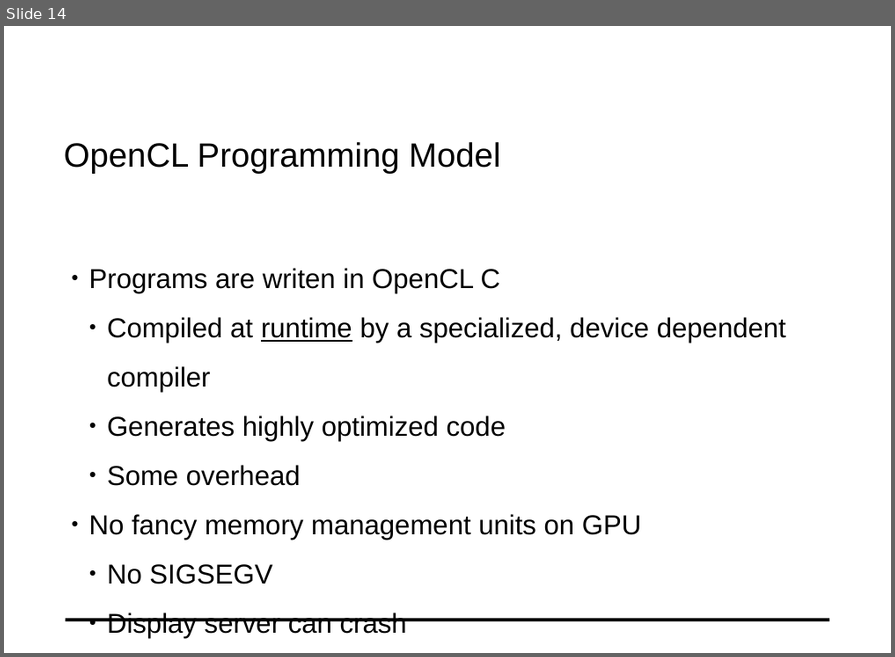
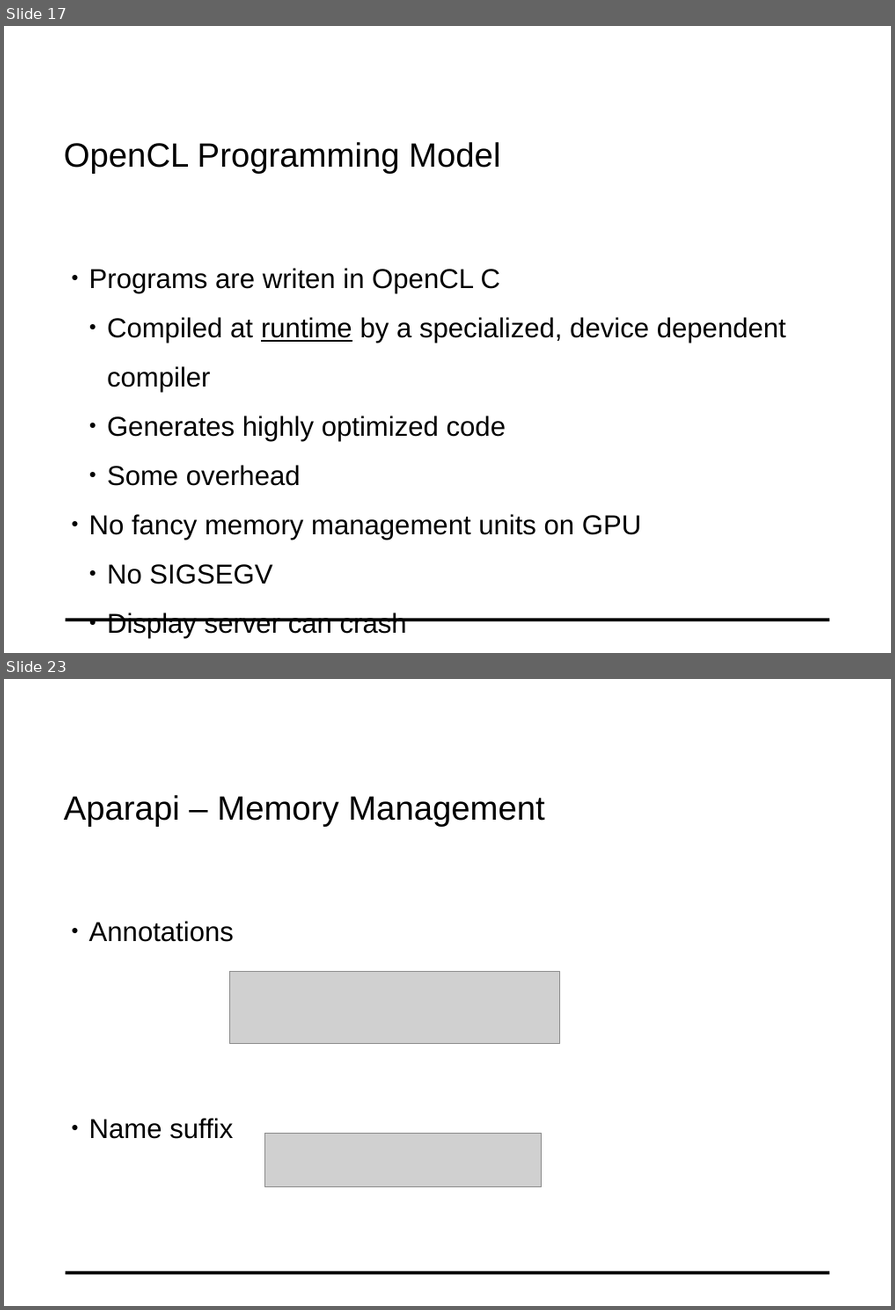
Before and after one commit to fluescher/conpr-opencl-lecture, a slide deck: docs/SL_OpenCL.odp. Shown one above the other, each under a label of ours: slide 14 before the commit, slides 17 and 23 after it; the slides between them are not shown. The pictures are 895x657 and 895x1310 pixels, drawn with LibreOffice and Linux fonts; fonts in the diff are those of the drawing; grey boxes stand for pictures; background and template pictures are left out. Boxes give left, top, right and bottom in pixels: in the first picture for what was removed or moved away, otherwise in the second. Text is boxed around its words. In the diff, an @@ line names an element or a change of style, - is before the commit and + after.

```diff
--- a/docs/SL_OpenCL.odp
+++ b/docs/SL_OpenCL.odp
@@ slide 23 added at bbox=[4, 679, 891, 1306], background #FFFFFF; not listed: 1 template element that a slide beside it also shows @@
@@ text added at bbox=[64, 795, 545, 827], 32 pt, text #000000 @@
+Aparapi – Memory Management
@@ text added at bbox=[89, 921, 234, 1139], 26 pt, text #000000 @@
+● Annotations
+● Name suffix
@@ picture added at bbox=[230, 972, 560, 1043] @@
@@ picture added at bbox=[265, 1133, 541, 1187] @@
@@ what was slide 14 is now slide 17 @@
```
Also in this commit, not shown: 3 slides changed, 13 other slides added, 2 other files.
